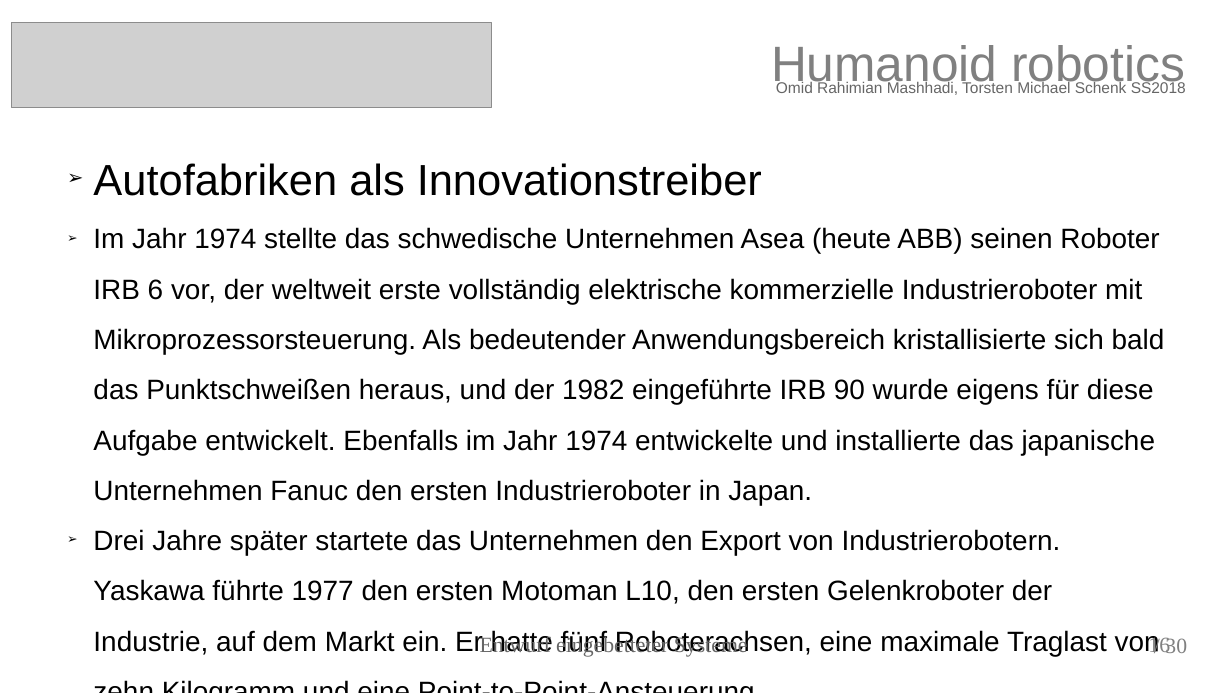
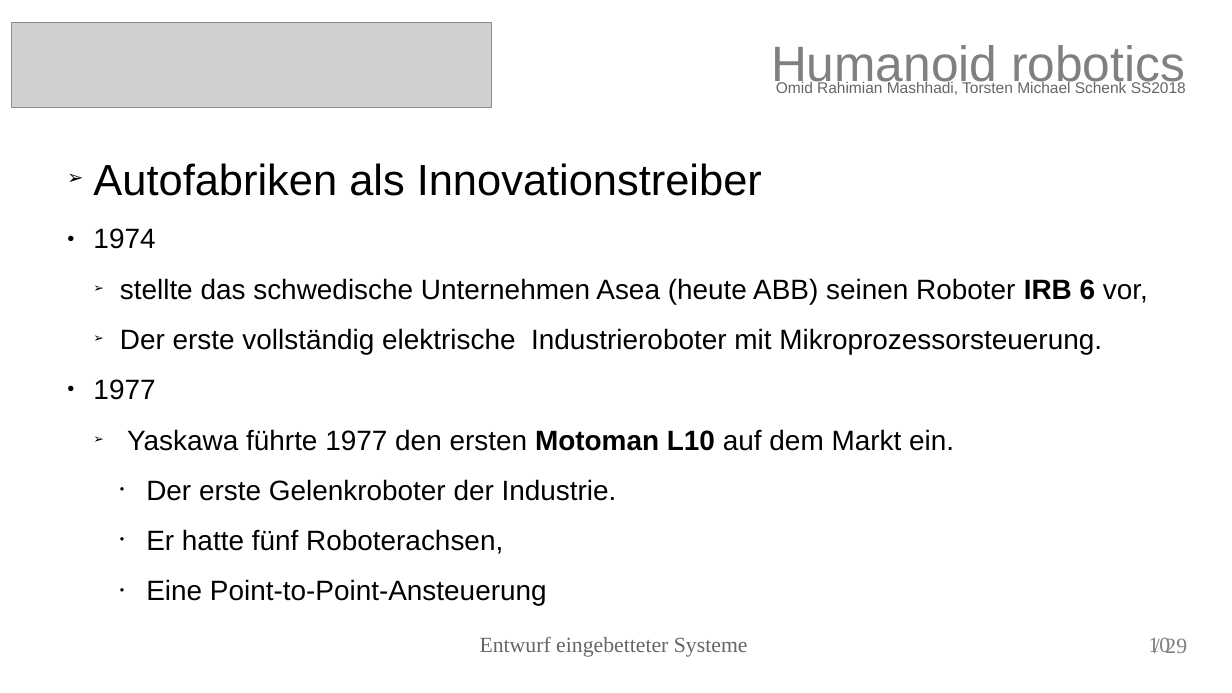
Before and after one commit to torstenschenk/beuth-avatar-ss2018, a slide deck: slide 10 of Presentation/HumanoidRobotic.odp (slide 16 before the commit). Drawn at 1232x693 pixels with LibreOffice and Linux fonts; fonts in the diff are those of the drawing; grey boxes stand for pictures. Boxes give left, top, right and bottom in pixels: in the first picture for what was removed or moved away, otherwise in the second. Text is boxed around its words. In the diff, an @@ line names an element or a change of style, - is before the commit and + after.

```diff
--- a/Presentation/HumanoidRobotic.odp
+++ b/Presentation/HumanoidRobotic.odp
@@ text at (93, 228, 1148, 606): text changed @@
-➢ Im Jahr 1974 stellte das schwedische Unternehmen Asea (heute ABB) seinen Roboter IRB 6 vor, der weltweit erste vollständig elektrische kommerzielle Industrieroboter mit Mikroprozessorsteuerung. Als bedeutender Anwendungsbereich kristallisierte sich bald das Punktschweißen heraus, und der 1982 eingeführte IRB 90 wurde eigens für diese Aufgabe entwickelt. Ebenfalls im Jahr 1974 entwickelte und installierte das japanische Unternehmen Fanuc den ersten Industrieroboter in Japan.
-➢ Drei Jahre später startete das Unternehmen den Export von Industrierobotern. Yaskawa führte 1977 den ersten Motoman L10, den ersten Gelenkroboter der Industrie, auf dem Markt ein. Er hatte fünf Roboterachsen, eine maximale Traglast von zehn Kilogramm und eine Point-to-Point-Ansteuerung
+● 1974
+  ➢ stellte das schwedische Unternehmen Asea (heute ABB) seinen Roboter IRB 6 vor,
+  ➢ Der erste vollständig elektrische Industrieroboter mit Mikroprozessorsteuerung.
+● 1977
+  ➢ Yaskawa führte 1977 den ersten Motoman L10 auf dem Markt ein.
+    • Der erste Gelenkroboter der Industrie.
+    • Er hatte fünf Roboterachsen,
+    • Eine Point-to-Point-Ansteuerung
@@ page number at (1148, 637, 1170, 653): text changed @@
-16
+10
@@ text at (1165, 637, 1187, 653): text changed @@
-/ 30
+/ 29
```
Also in this commit, not shown: 26 other slides changed, 1 slide added, 2 slides removed.
